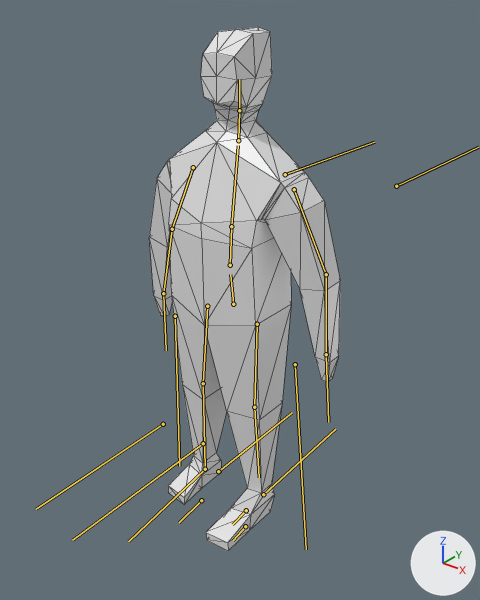
One commit to the glTF model childhood-mystery-prototype/imported_models/lp_dummy.glb: the scene before it, then after it.
Both versions are drawn from a 50 mm camera at (4.6, -5.57, 3.58) aimed at (0.09, 0.08, 0.08). Arrows for +X, +Y and +Z are at lower right; the lights stay in place. The bones that bend it are drawn over the model as lines. Mesh edges are drawn as thin lines.
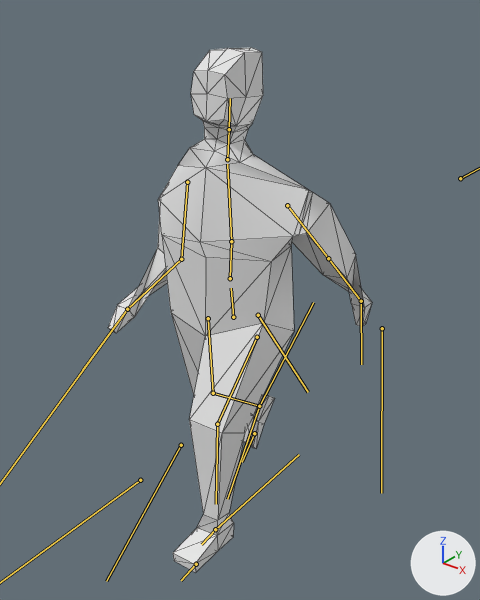
The newer file adds an action. The first version stands in its rest pose; the second is drawn at frame 40 of the action 'Walking.001'.

Location of each change, (x1, y1, x2, y2) in pixels of the pictures (480 x 600 px):
'Cube', posed (38% wider)
    before: (149, 27, 340, 551)
    after: (108, 48, 372, 573)
bone 'Stomach', root to tip
    before: (233, 304) to (230, 274)
    after: (233, 317) to (231, 288)
bone 'UpperTorso', root to tip
    before: (231, 226) to (238, 145)
    after: (231, 241) to (227, 164)
bone 'Neck', root to tip
    before: (238, 140) to (239, 110)
    after: (227, 159) to (229, 129)
bone 'UpperArm.L', root to tip
    before: (294, 189) to (326, 274)
    after: (287, 205) to (328, 258)
bone 'LowerArm.L', root to tip
    before: (326, 274) to (326, 354)
    after: (328, 258) to (361, 301)
bone 'Hand.L', root to tip
    before: (326, 354) to (328, 422)
    after: (361, 301) to (361, 364)
bone 'UpperArm.R', root to tip
    before: (193, 167) to (172, 229)
    after: (187, 182) to (181, 259)
bone 'LowerArm.R', root to tip
    before: (172, 229) to (163, 293)
    after: (181, 259) to (127, 309)
bone 'Hand.R', root to tip
    before: (163, 293) to (166, 350)
    after: (127, 309) to (82, 370)
bone 'UpperLeg.L', root to tip
    before: (257, 324) to (254, 407)
    after: (257, 337) to (217, 424)
bone 'LowerLeg.L', root to tip
    before: (254, 407) to (259, 477)
    after: (217, 424) to (216, 504)
bone 'UpperLeg.R', root to tip
    before: (207, 306) to (203, 383)
    after: (208, 318) to (213, 393)
bone 'LowerLeg.R', root to tip
    before: (203, 383) to (205, 469)
    after: (213, 393) to (259, 406)
bone 'Foot.Control.L', root to tip
    before: (245, 526) to (233, 540)
    after: (196, 564) to (181, 580)
bone 'Foot.L', root to tip
    before: (246, 510) to (232, 524)
    after: (215, 529) to (201, 544)

The change in detail:
Bone 'Stomach' (bone_stomach) moves from (0.0, 0.0, 0.0) to (0.0, -0.18, 0.02).
Bone 'UpperTorso' (bone_uppertorso) turns from (0, 0, 0) to (11, 0, 0) degrees about its own x, y and z.
Bone 'Neck' (bone_neck) turns from (0, 0, 0) to (-14, 0, 0) degrees about its own x, y and z.
Bone 'UpperArm.L' (bone_upperarm_l) turns from (0, 0, 0) to (-92, -66, 77) degrees about its own x, y and z.
Bone 'LowerArm.L' (bone_lowerarm_l) turns from (0, 0, 0) to (-9, 1, 17) degrees about its own x, y and z.
Bone 'Hand.L' (bone_hand_l) turns from (0, 0, 0) to (-13, 95, -44) degrees about its own x, y and z.
Bone 'UpperArm.R' (bone_upperarm_r) turns from (0, 0, 0) to (-65, 111, -42) degrees about its own x, y and z.
Bone 'LowerArm.R' (bone_lowerarm_r) turns from (0, 0, 0) to (11, -2, 22) degrees about its own x, y and z.
Bone 'Hand.R' (bone_hand_r) turns from (0, 0, 0) to (-70, -77, 74) degrees about its own x, y and z.
Bone 'UpperLeg.L' (bone_upperleg_l) turns from (0, 0, 0) to (3, 1, 35) degrees about its own x, y and z.
Bone 'LowerLeg.L' (bone_lowerleg_l) turns from (0, 0, 0) to (-2, -1, -27) degrees about its own x, y and z.
Bone 'UpperLeg.R' (bone_upperleg_r) turns from (0, 0, 0) to (3, -2, 6) degrees about its own x, y and z.
Bone 'LowerLeg.R' (bone_lowerleg_r) turns from (0, 0, 0) to (-4, 1, 44) degrees about its own x, y and z.
Bone 'Foot.Control.L' (bone_foot_control_l) moves from (0.0, 0.0, 0.0) to (-0.19, 0.92, 0.04).
Bone 'Foot.L' (bone_foot_l) moves from (0.0, 0.0, 0.0) to (0.05, -0.38, 0.0).
